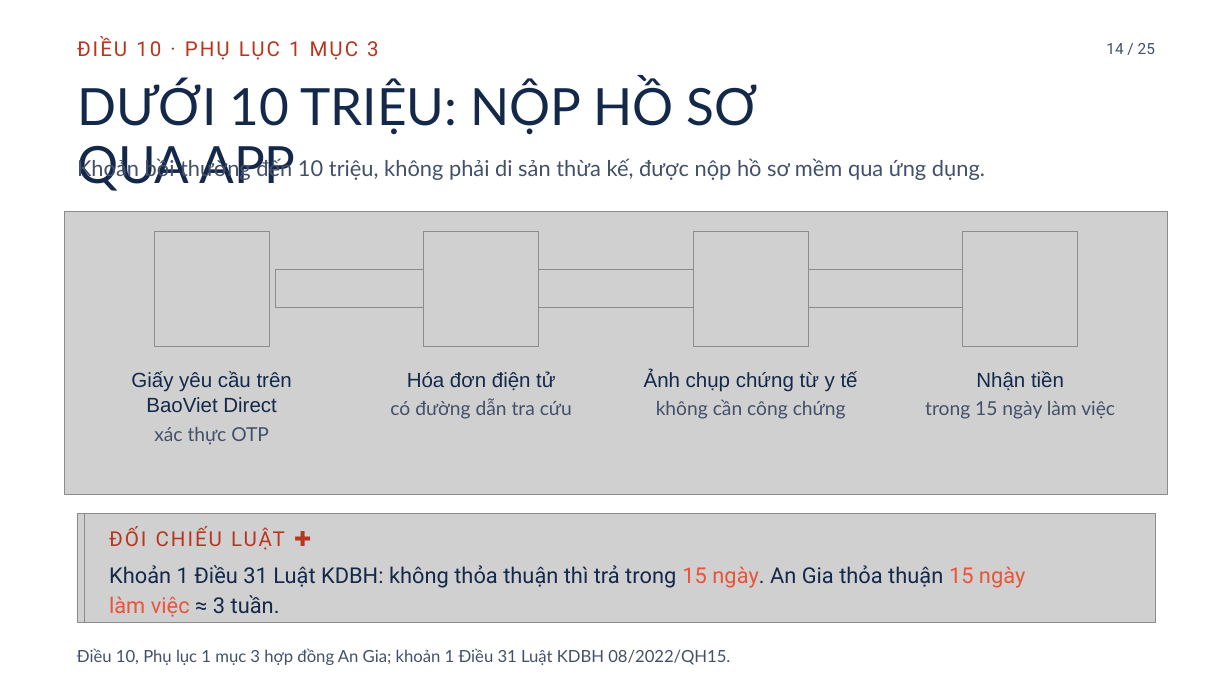
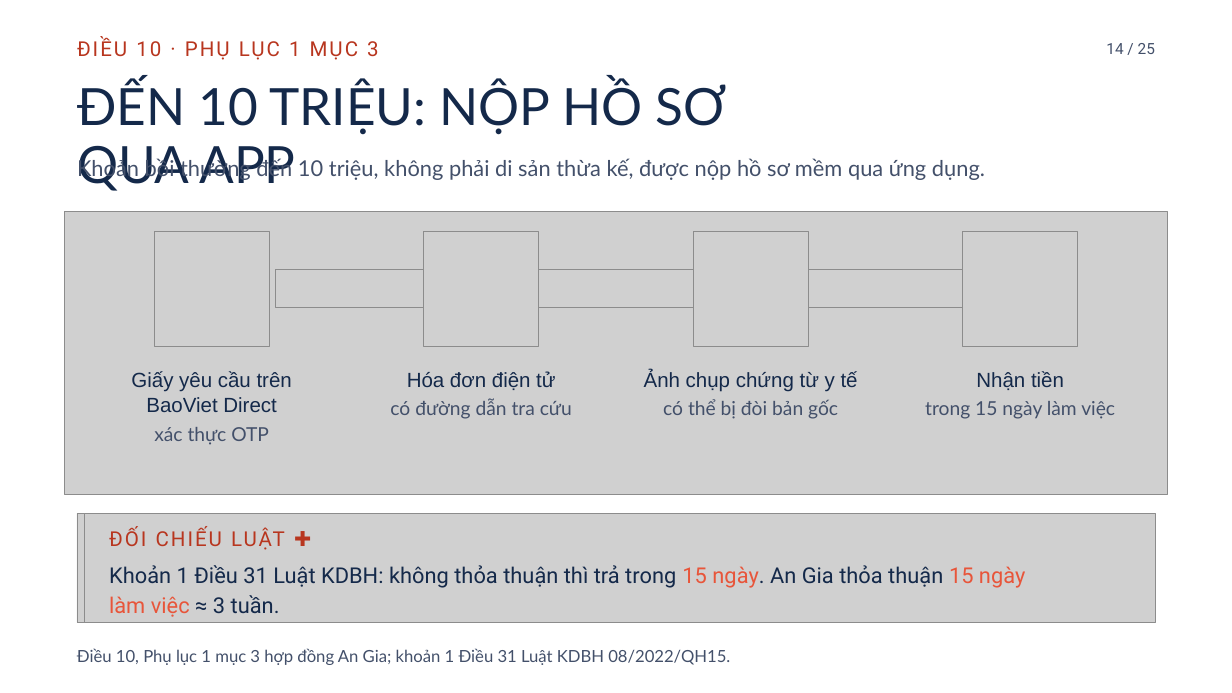
Before and after one commit to tranquanghaofake-dotcom/Law, a slide deck: slide 14 of docs/bai/hd-bao-hiem-an-gia/hd-bao-hiem-an-gia.pptx. Drawn at 1232x693 pixels with LibreOffice and Linux fonts; fonts in the diff are those of the drawing; grey boxes stand for pictures; background and template pictures are left out. Boxes give left, top, right and bottom in pixels: in the first picture for what was removed or moved away, otherwise in the second. Text is boxed around its words. In the diff, an @@ line names an element or a change of style, - is before the commit and + after.

```diff
--- a/docs/bai/hd-bao-hiem-an-gia/hd-bao-hiem-an-gia.pptx
+++ b/docs/bai/hd-bao-hiem-an-gia/hd-bao-hiem-an-gia.pptx
@@ title at (77, 81, 727, 191): text changed @@
-DƯỚI 10 TRIỆU: NỘP HỒ SƠ QUA APP
+ĐẾN 10 TRIỆU: NỘP HỒ SƠ QUA APP
@@ text at (663, 399, 838, 419): text changed @@
-không cần công chứng
+có thể bị đòi bản gốc
```
Also in this commit, not shown: 3 other slides changed, 3 other files.
